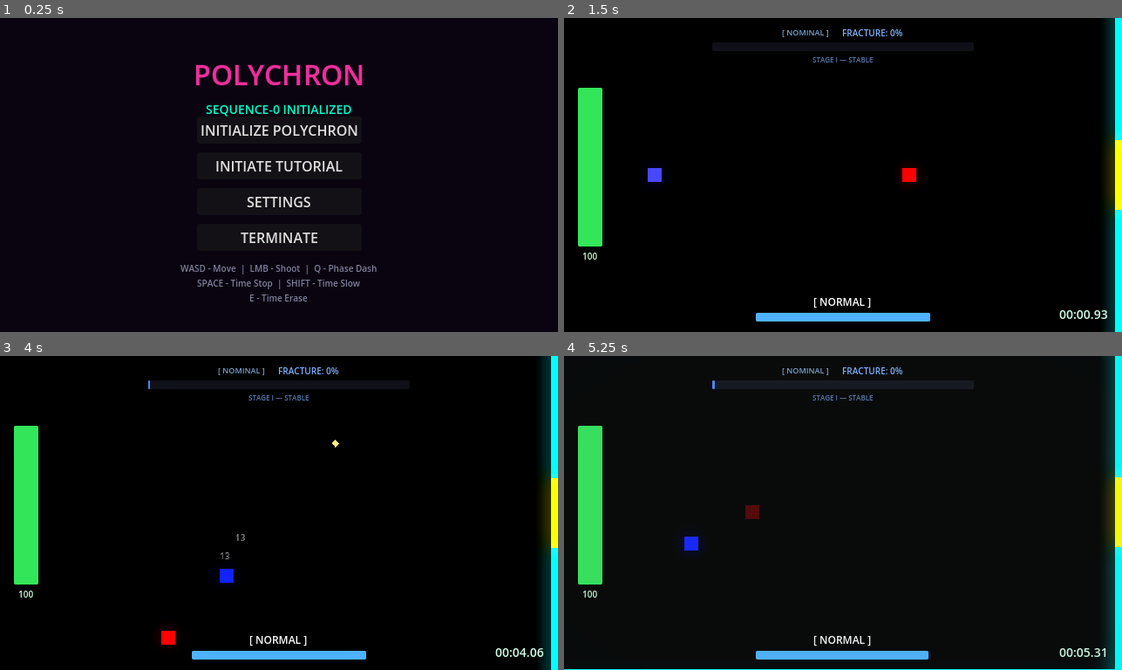
Above: before the commit, frames 1-4 (two rows, left to right).
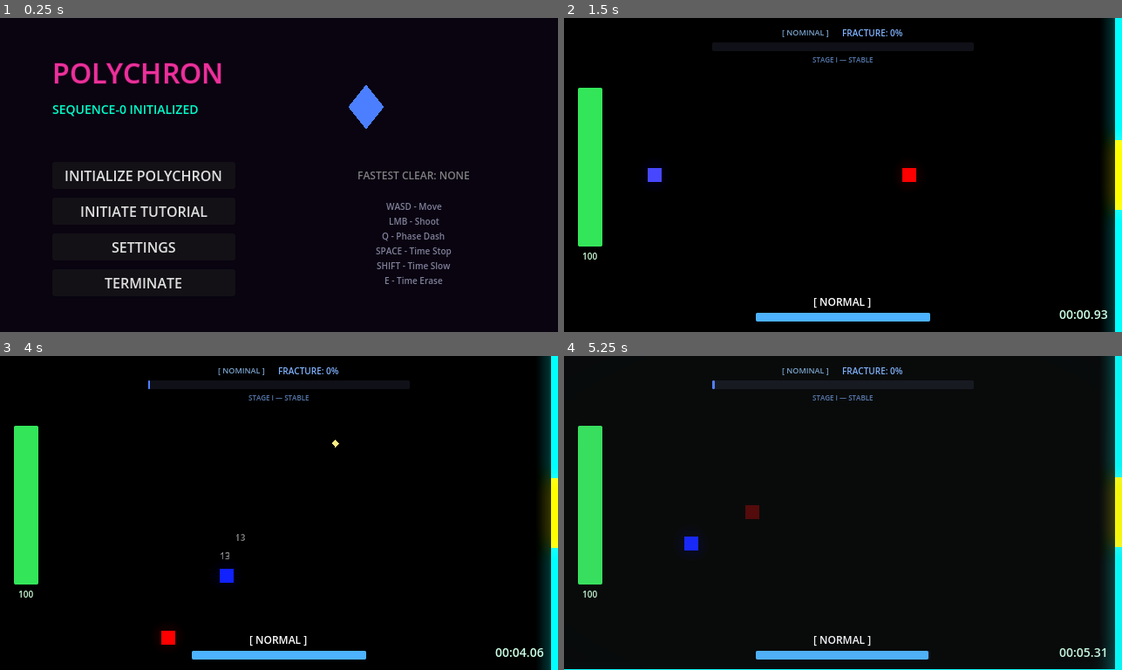
Above: after the commit, the same moments.

Repository: scarf-y/Polychron
Game: Godot game, scene res://scenes/ui/main_menu.tscn
Same seed, same stepped clock (60 frames per second), same inputs: the game is played once before the commit and once after it.
Inputs (mouse positions are in pixels of both pictures, inside the frame that each line leads up to):
- Up to frame 1 (0.25 s): no input
- Up to frame 2 (1.5 s): click "INITIALIZE POLYCHRON" at 0.5 s; tap Enter at 1.25 s; move the mouse to (965, 159) at 1.27 s; hold D (move_right) from 1.28 s (still down); hold Enter from 1.28 s (still down)
- Up to frame 3 (4 s): move the mouse to (167, 528) at 2.02 s; release D (move_right) at 2.03 s; release Enter at 2.03 s; hold S (move_down) 2.03-2.78 s; tap Q (dash) at 2.1 s; tap Enter at 2.3, 3.05, 3.8 s; move the mouse to (334, 443) at 2.77 s; press the mouse at (334, 443) at 2.78 s; hold D (move_right) 2.78-3.53 s; move the mouse to (251, 575) at 3.52 s; release the mouse at (251, 575) at 3.53 s; hold W (move_up) from 3.53 s (still down); tap E (time_erase) at 3.6 s
- Up to frame 4 (5.25 s): move the mouse to (1010, 560) at 4.27 s; release W (move_up) at 4.28 s; hold Enter 4.28-5.03 s; hold A (move_left) from 4.28 s (still down); tap Shift (time_slow) at 4.35 s; move the mouse to (675, 465) at 5.02 s; tap Space (time_stop) at 5.1 s

The runs differ from the first frame. In frame 1, 7.6% of the frame differs, in the area x 9-85%, y 14-91%; in frame 2, nothing differs; in frame 3, less than 0.1%; in frame 4, nothing differs.
Error before the commit: Invalid call. Nonexistent function 'set_theme_constant_override' in base 'HBoxContainer'. (res://scripts/main_menu.gd:42)

Commit message:
fix: correct method name for theme constant overrides

Diff:
--- a/scripts/main_menu.gd
+++ b/scripts/main_menu.gd
@@ -39,19 +39,19 @@
 	main_hbox.offset_left = 60
 	main_hbox.offset_right = -60
 	main_hbox.alignment = BoxContainer.ALIGNMENT_CENTER
-	main_hbox.set_theme_constant_override("separation", 100)
+	main_hbox.add_theme_constant_override("separation", 100)
 	add_child(main_hbox)
 
 	var left_vbox := VBoxContainer.new()
 	left_vbox.size_flags_horizontal = Control.SIZE_EXPAND_FILL
 	left_vbox.alignment = BoxContainer.ALIGNMENT_CENTER
-	left_vbox.set_theme_constant_override("separation", 10)
+	left_vbox.add_theme_constant_override("separation", 10)
 	main_hbox.add_child(left_vbox)
 
 	var right_vbox := VBoxContainer.new()
 	right_vbox.size_flags_horizontal = Control.SIZE_EXPAND_FILL
 	right_vbox.alignment = BoxContainer.ALIGNMENT_CENTER
-	right_vbox.set_theme_constant_override("separation", 20)
+	right_vbox.add_theme_constant_override("separation", 20)
 	main_hbox.add_child(right_vbox)
 
 	# 2. Populate Left Side (Title + Buttons)
